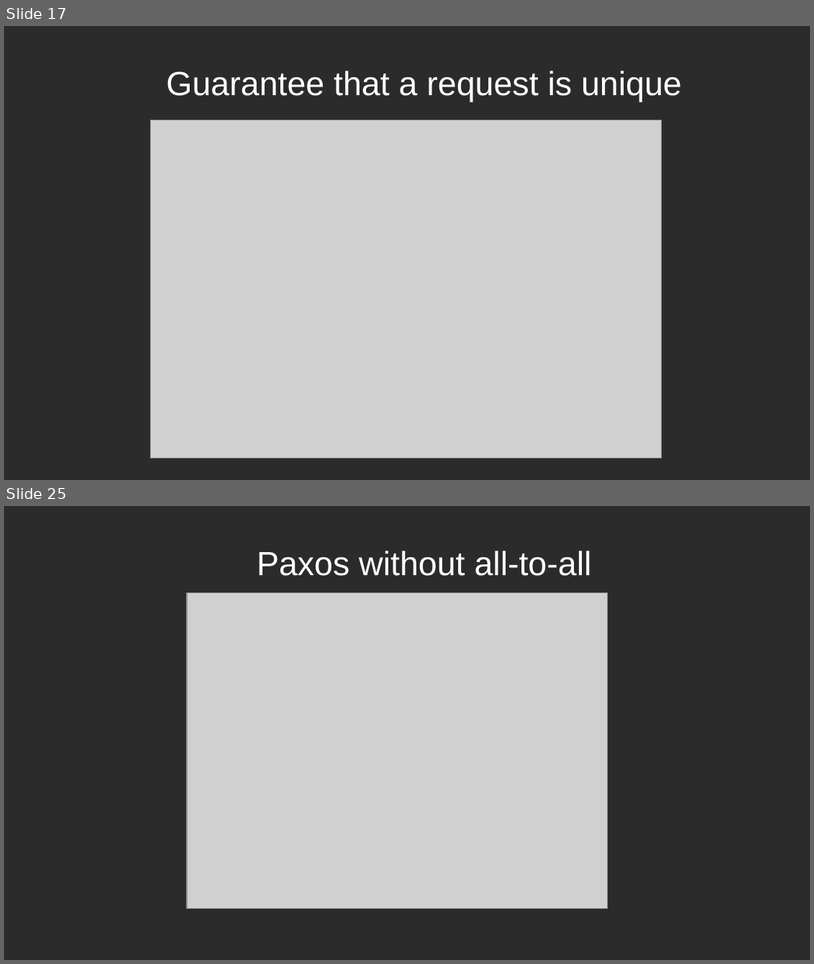
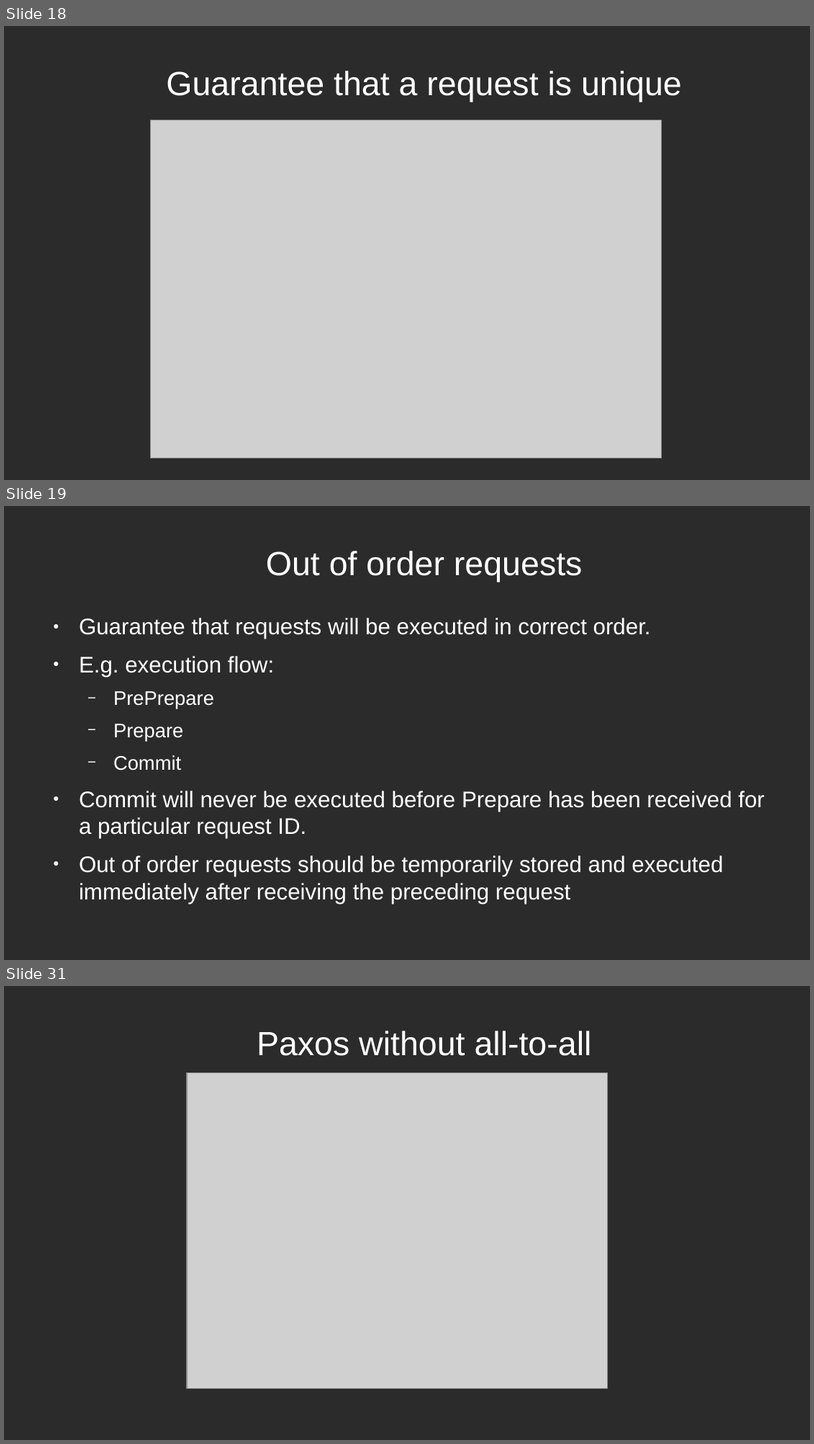
Before and after one commit to aleksander-vedvik/Master, a slide deck: notes/presentation_updated.odp. Shown one above the other, each under a label of ours: slides 17 and 25 before the commit, slides 18, 19 and 31 after it; the slides between them are not shown. The pictures are 814x964 and 814x1444 pixels, drawn with LibreOffice and Linux fonts; fonts in the diff are those of the drawing; grey boxes stand for pictures; background and template pictures are left out; a plain dark background stands for a picture behind light text. Boxes give left, top, right and bottom in pixels: in the first picture for what was removed or moved away, otherwise in the second. Text is boxed around its words. In the diff, an @@ line names an element or a change of style, - is before the commit and + after.

```diff
--- a/notes/presentation_updated.odp
+++ b/notes/presentation_updated.odp
@@ slide 19 added at (4, 506, 810, 960), background picture (left out) @@
@@ title added at (266, 551, 582, 582), 33 pt, text #FFFFFF @@
+Out of order requests
@@ text added at (79, 618, 764, 903), 22.2 pt, text #FFFFFF @@
+● Guarantee that requests will be executed in correct order.
+● E.g. execution flow:
+  − PrePrepare
+  − Prepare
+  − Commit
+● Commit will never be executed before Prepare has been received for a particular request ID.
+● Out of order requests should be temporarily stored and executed immediately after receiving the preceding request
@@ what was slide 17 is now slide 18 @@
@@ what was slide 25 is now slide 31 @@
```
Also in this commit, not shown: 2 slides changed, 12 other slides added, 7 slides removed, 1 other file.
